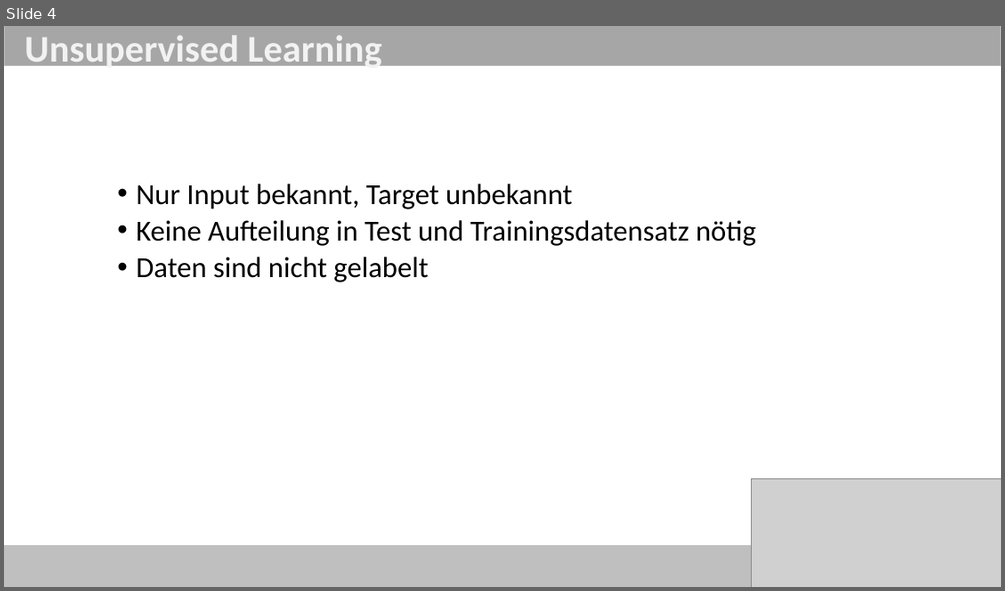
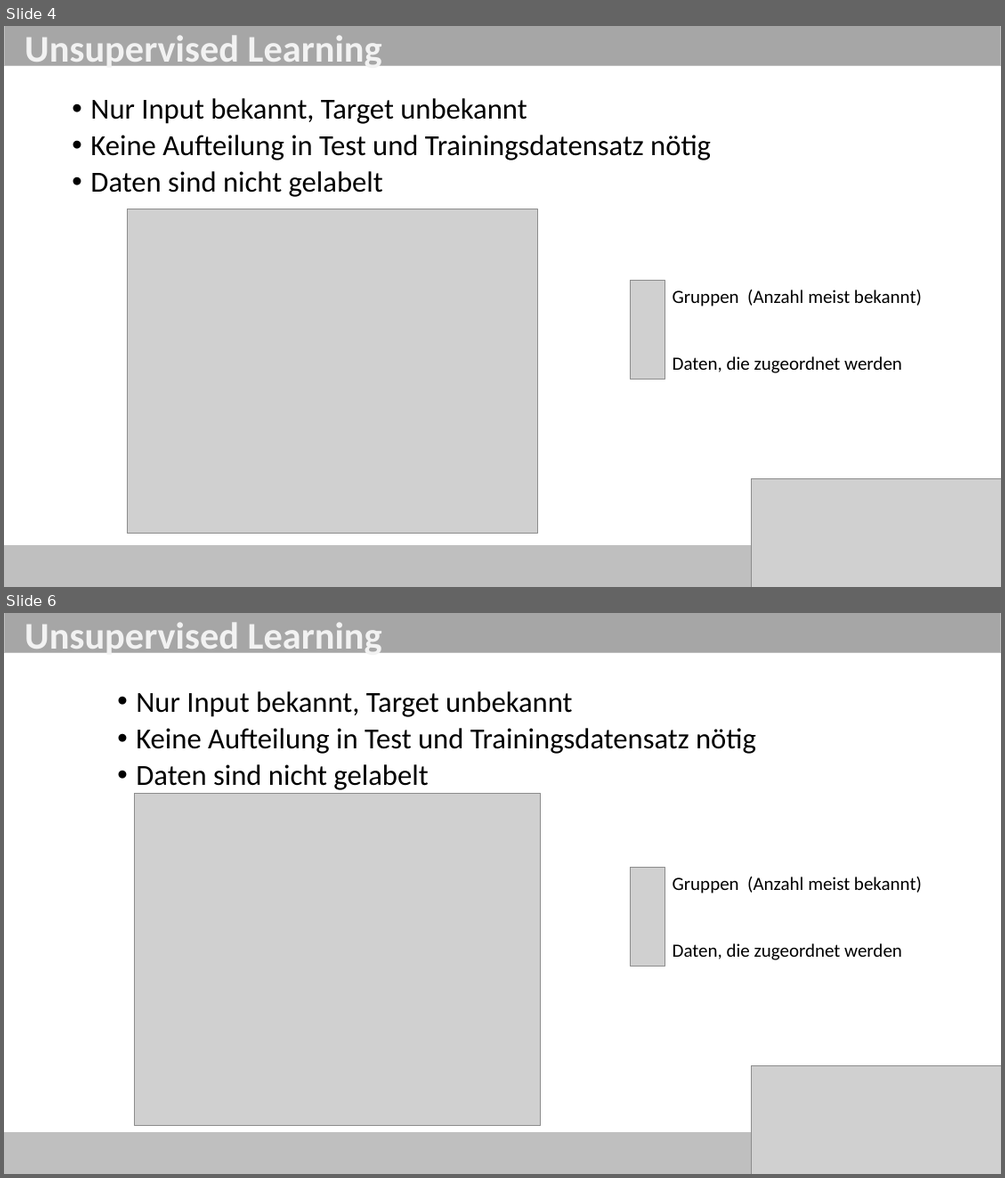
Before and after one commit to ob-algdatii-ss18/leistungsnachweis-firststeptoworlddomination, a slide deck: Reinforcement Learning.pptx. Shown one above the other, each under a label of ours: slide 4 before the commit, slides 4 and 6 after it; the slides between them are not shown. The pictures are 1005x591 and 1005x1178 pixels, drawn with LibreOffice and Linux fonts; fonts in the diff are those of the drawing; grey boxes stand for pictures. Boxes give left, top, right and bottom in pixels: in the first picture for what was removed or moved away, otherwise in the second. Text is boxed around its words. In the diff, an @@ line names an element or a change of style, - is before the commit and + after.

Commit message:
unsupervised grafiken

```diff
--- a/Reinforcement Learning.pptx
+++ b/Reinforcement Learning.pptx
@@ slide 6 added at (x1=4, y1=613, x2=1001, y2=1174), background #FFFFFF @@
@@ rectangle added at (x1=4, y1=613, x2=1001, y2=653), fill #A6A6A6, outline #BFBFBF 1 pt @@
@@ text added at (x1=24, y1=622, x2=382, y2=658), 36.3 pt, text #F2F2F2, bold @@
+Unsupervised Learning
@@ text added at (x1=136, y1=691, x2=756, y2=790), 28 pt, text #000000 @@
+  • Nur Input bekannt, Target unbekannt
+  • Keine Aufteilung in Test und Trainingsdatensatz nötig
+  • Daten sind nicht gelabelt
@@ picture added at (x1=135, y1=793, x2=540, y2=1126) @@
@@ picture added at (x1=630, y1=868, x2=665, y2=965) @@
@@ text added at (x1=672, y1=876, x2=922, y2=960), 18 pt, text #000000 @@
+Gruppen (Anzahl meist bekannt)
+Daten, die zugeordnet werden
@@ picture added at (x1=751, y1=1066, x2=1001, y2=1174) @@
@@ rectangle added at (x1=4, y1=1133, x2=826, y2=1174), fill #BFBFBF, outline #BFBFBF 1 pt @@
@@ slide 4 changed as well @@
@@ text "Nur Input bekannt, Target unbekannt" moved from (x1=136, y1=184, x2=756, y2=282) to (x1=90, y1=98, x2=711, y2=197) @@
@@ picture added at (x1=128, y1=209, x2=538, y2=533) @@
@@ picture added at (x1=630, y1=281, x2=665, y2=378) @@
@@ text added at (x1=672, y1=289, x2=922, y2=373), 18 pt, text #000000 @@
+Gruppen (Anzahl meist bekannt)
+Daten, die zugeordnet werden
```
Also in this commit, not shown: 1 other slide added.
